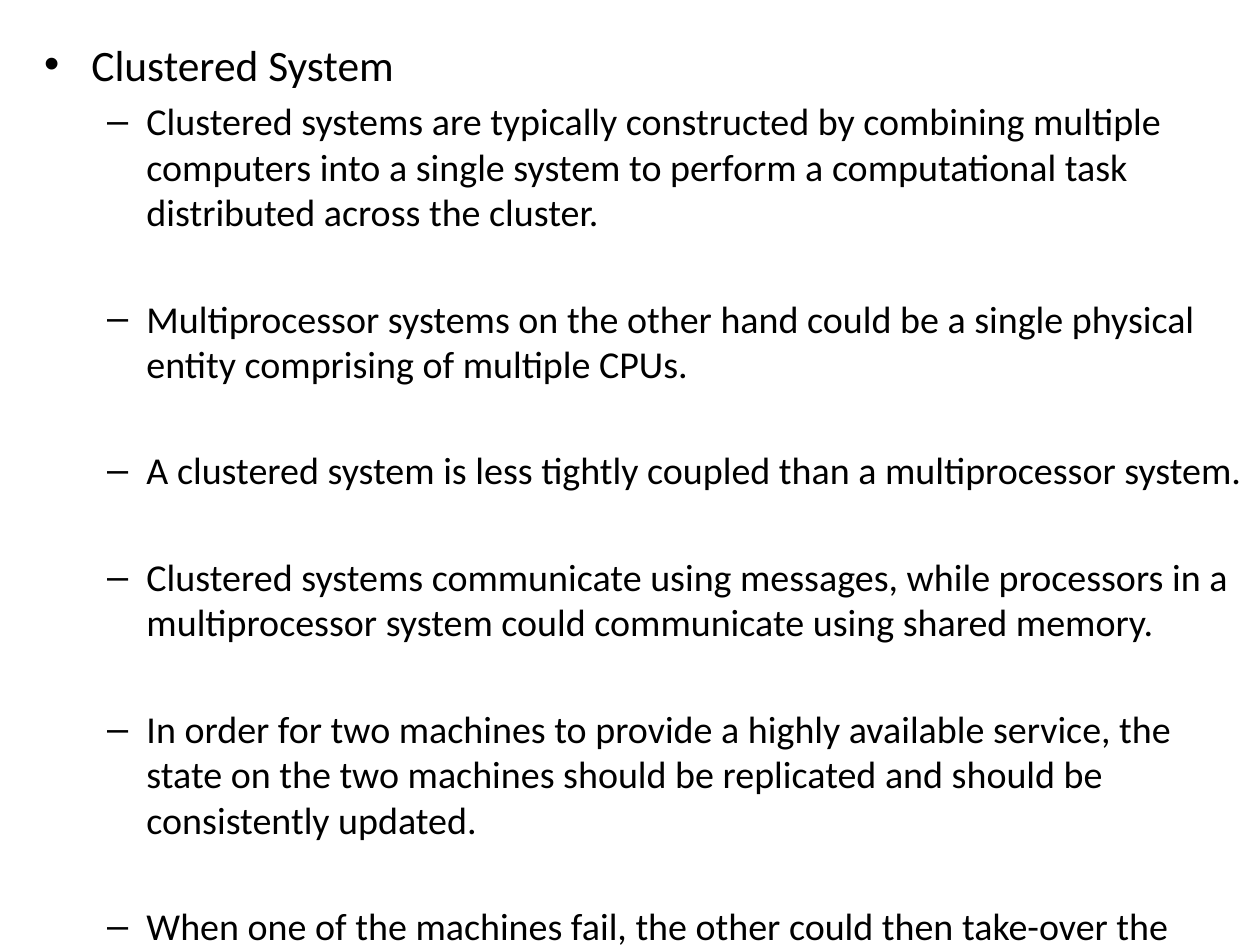
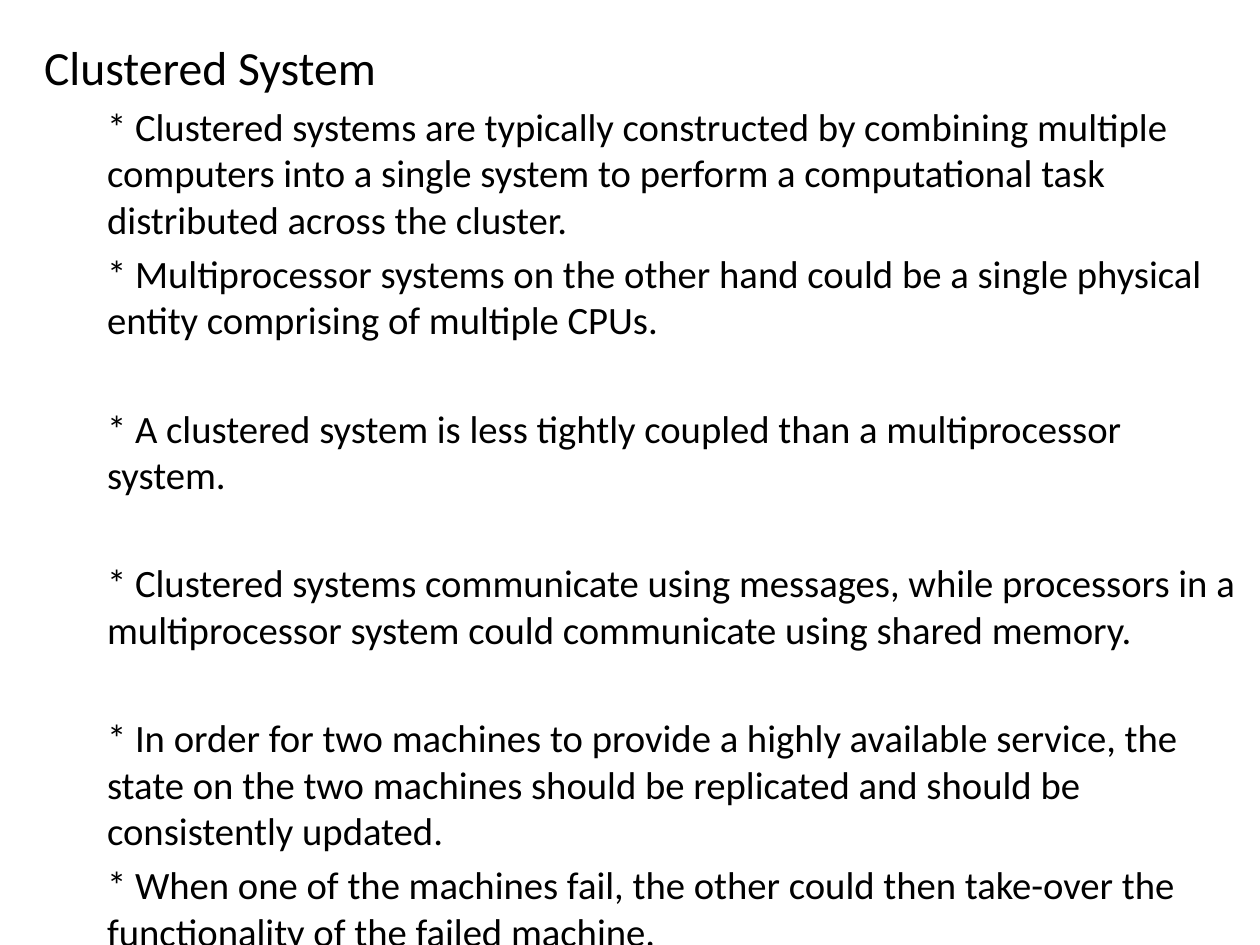
Before and after one commit to PrashanthSingaravelan/Fall-Semester-2020-2021, a slide deck: slide 45 of CSI1002 Operating System Principles/Geraldine/Module 1 Introduction.pptx. Drawn at 1260x945 pixels with LibreOffice and Linux fonts; fonts in the diff are those of the drawing. Boxes give left, top, right and bottom in pixels: in the first picture for what was removed or moved away, otherwise in the second. Text is boxed around its words. In the diff, an @@ line names an element or a change of style, - is before the commit and + after.

```diff
--- a/CSI1002 Operating System Principles/Geraldine/Module 1 Introduction.pptx
+++ b/CSI1002 Operating System Principles/Geraldine/Module 1 Introduction.pptx
@@ text at bbox=[44, 52, 376, 93]: size 24.8 to 27.2 pt in "Clustered System"; bullet • to none @@
@@ text at bbox=[107, 114, 1235, 904]: text changed; size 21.7 to 22.1 pt @@
-  – Clustered systems are typically constructed by combining multiple computers into a single system to perform a computational task distributed across the cluster.
-  – Multiprocessor systems on the other hand could be a single physical entity comprising of multiple CPUs.
-  – A clustered system is less tightly coupled than a multiprocessor system.
-  – Clustered systems communicate using messages, while processors in a multiprocessor system could communicate using shared memory.
-  – In order for two machines to provide a highly available service, the state on the two machines should be replicated and should be consistently updated.
-  – When one of the machines fail, the other could then take-over the functionality of the failed machine.
+  * Clustered systems are typically constructed by combining multiple computers into a single system to perform a computational task distributed across the cluster.
+  * Multiprocessor systems on the other hand could be a single physical entity comprising of multiple CPUs.
+  * A clustered system is less tightly coupled than a multiprocessor system.
+  * Clustered systems communicate using messages, while processors in a multiprocessor system could communicate using shared memory.
+  * In order for two machines to provide a highly available service, the state on the two machines should be replicated and should be consistently updated.
+  * When one of the machines fail, the other could then take-over the functionality of the failed machine.
```
Also in this commit, not shown: 8 other slides changed, 1 slide added, 1 slide removed, 21 other files.
